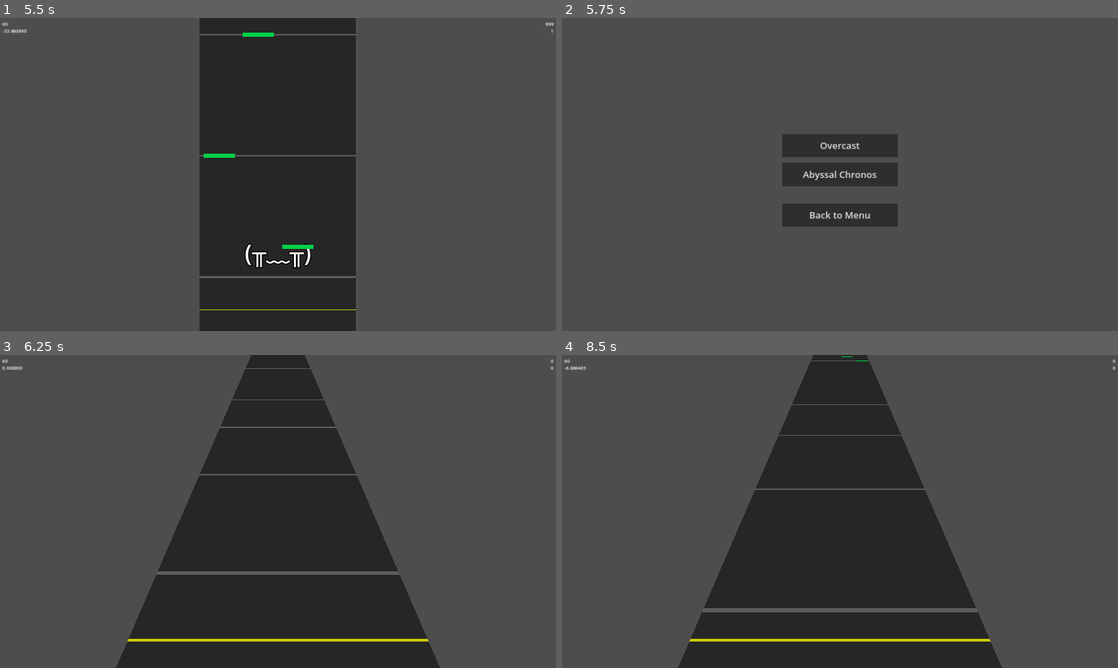
Above: before the commit, frames 1-4 (two rows, left to right).
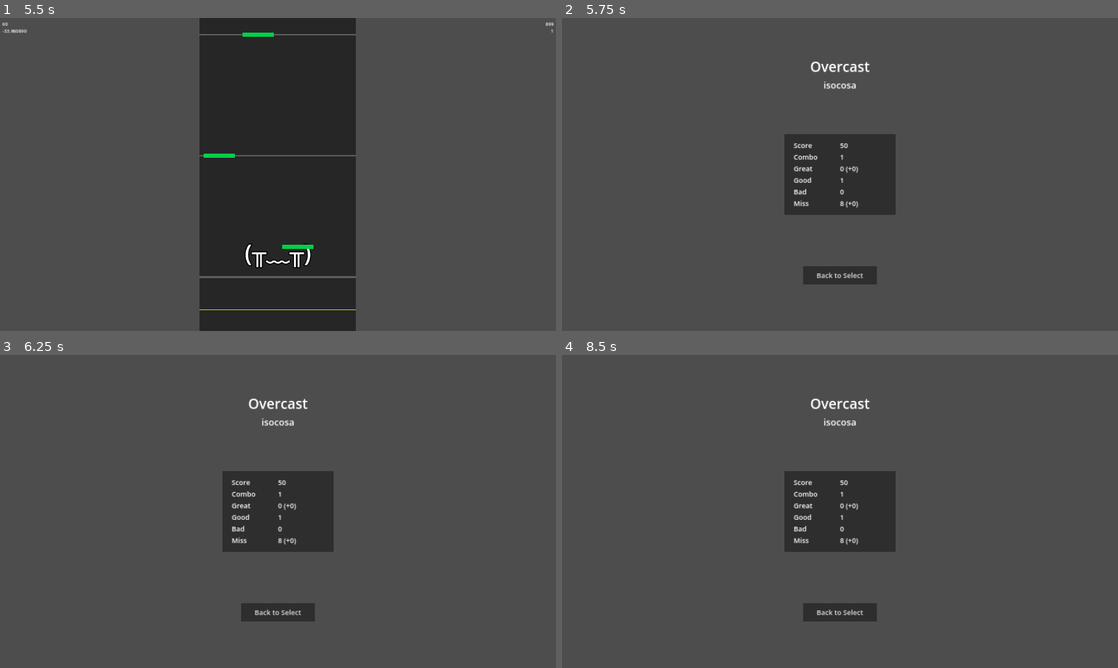
Above: after the commit, the same moments.

Repository: bonjorno7/ExampleRhythmGame
Game: Godot game, scene res://scenes/menu.tscn
The game is run twice, just before and just after one commit, with the same random seed, the same clock (stepped at 60 frames per second) and the same inputs. Sound files missing from this copy of the repository are replaced by a short silence.
Inputs (mouse positions are in pixels of both pictures, inside the frame that each line leads up to):
- Up to frame 1 (5.5 s): click "Select" at 0.5 s; click "Overcast" at 1.25 s; tap Enter at 2 s; tap D (button_1) at 2.1 s; tap F (button_2) at 2.85 s; tap J (button_3) at 3.6 s; tap K (button_4) at 4.35 s; hold Q (change_camera) from 5.03 s (still down)
- Up to frame 2 (5.75 s): keep holding Q (change_camera); tap Escape (ui_cancel) at 5.65 s
- Up to frame 3 (6.25 s): release Q (change_camera) at 5.75 s; click (278, 511) at 5.75 s, where only the run before the commit has a clickable "Abyssal Chronos"
- Up to frame 4 (8.5 s): tap D (button_1) at 6.6 s; tap F (button_2) at 7.35 s; tap J (button_3) at 8.1 s

Frame 1 is identical in both runs. In frame 2, 3.8% of the frame differs, in the area x 39-61%, y 13-86%; in frame 3, 28%; in frame 4, 28%, in the area x 0-100%, y 0-100%.

Commit message:
Go to result instead of select after play

Diff:
--- a/nodes/game_state.gd
+++ b/nodes/game_state.gd
@@ -49,6 +49,10 @@
 	_goto_file_deferred.call_deferred("res://scenes/play.tscn")
 
 
+func goto_result() -> void:
+	_goto_file_deferred.call_deferred("res://scenes/result.tscn")
+
+
 func goto_drift() -> void:
 	_goto_file_deferred.call_deferred("res://scenes/drift.tscn")
 
--- a/scenes/play.gd
+++ b/scenes/play.gd
@@ -189,7 +189,7 @@
 
 func _input(event: InputEvent) -> void:
 	if event.is_action_pressed("ui_cancel"):
-		GameState.goto_select()
+		GameState.goto_result()
 
 	elif event.is_action_pressed("change_camera"):
 		# This works because making one camera current makes the other one not current,
